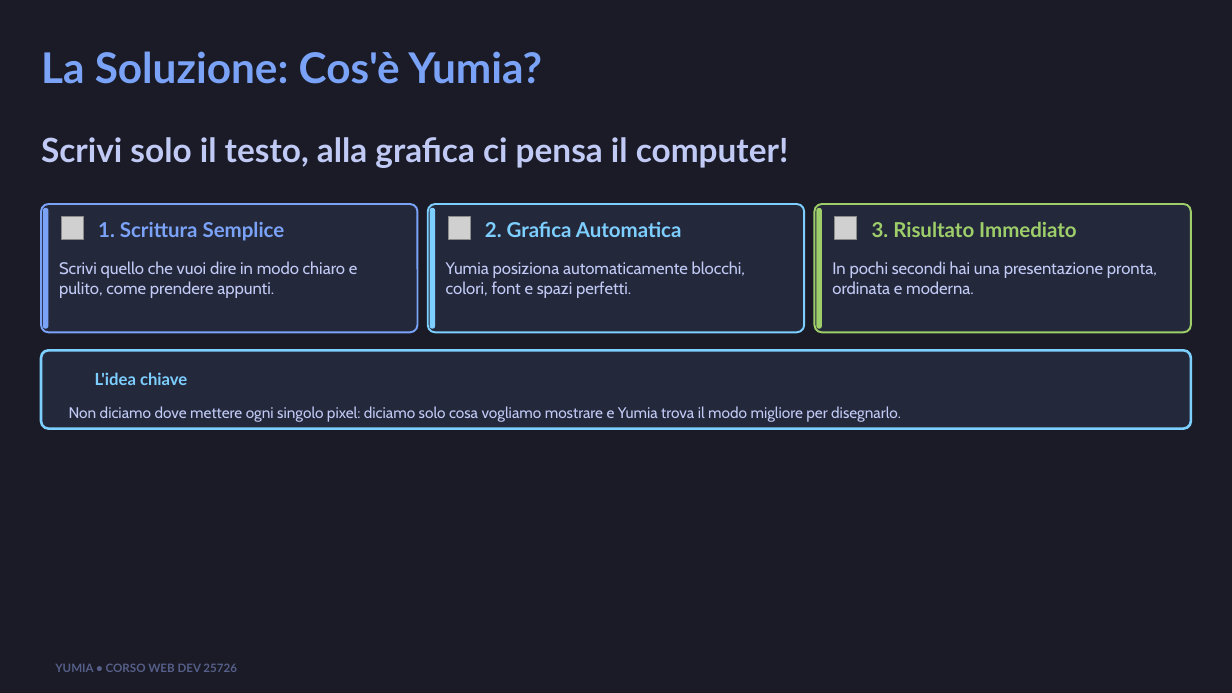
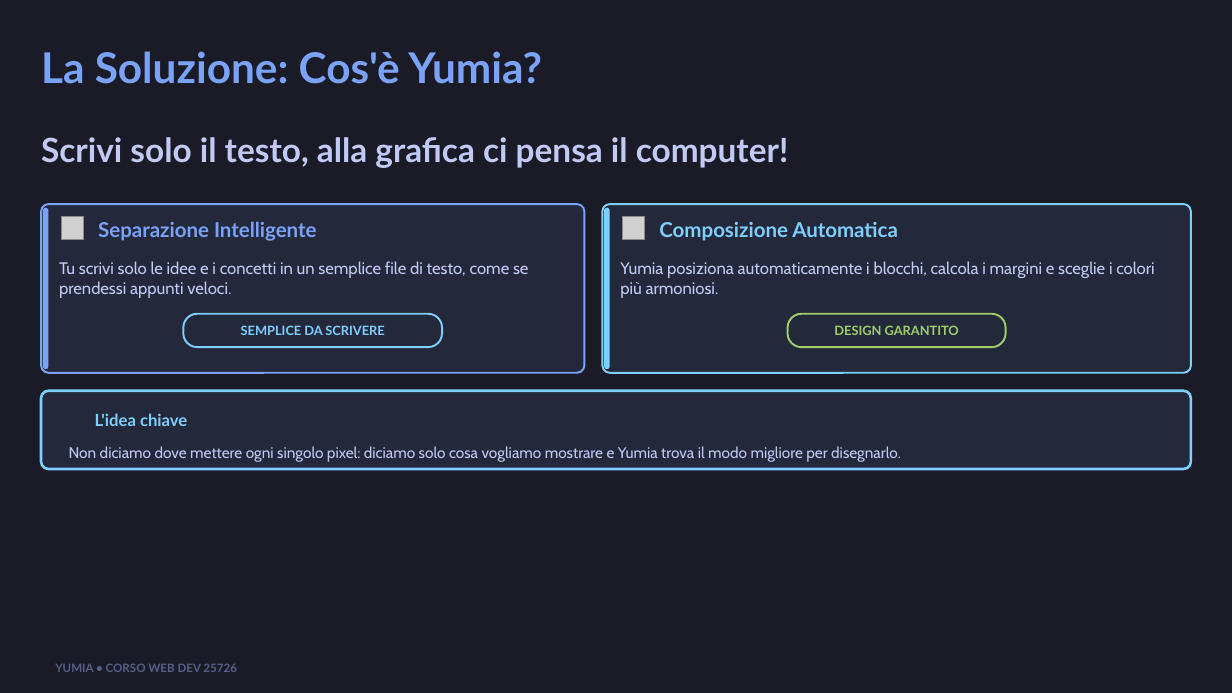
Before and after one commit to biagio-scaglia/Yumia-MD, a slide deck: slide 3 of presentation.pptx. Drawn at 1232x693 pixels with LibreOffice and Linux fonts; fonts in the diff are those of the drawing; grey boxes stand for pictures; background and template pictures are left out. Boxes give left, top, right and bottom in pixels: in the first picture for what was removed or moved away, otherwise in the second. Text is boxed around its words. In the diff, an @@ line names an element or a change of style, - is before the commit and + after.

```diff
--- a/presentation.pptx
+++ b/presentation.pptx
@@ rounded rectangle resized from (x1=41, y1=204, x2=417, y2=333) to (x1=41, y1=204, x2=584, y2=373) @@
@@ rounded rectangle resized from (x1=43, y1=208, x2=48, y2=329) to (x1=43, y1=208, x2=48, y2=370) @@
@@ rounded rectangle added at (x1=603, y1=204, x2=1191, y2=373), fill #24283B, outline #7DCFFF 1.5 pt @@
@@ rounded rectangle resized from (x1=430, y1=208, x2=435, y2=329) to (x1=604, y1=208, x2=610, y2=370) @@
@@ rounded rectangle removed at (x1=816, y1=208, x2=822, y2=329) @@
@@ text at (x1=98, y1=221, x2=317, y2=241): text changed @@
-1. Scrittura Semplice
+Separazione Intelligente
@@ text removed at (x1=485, y1=221, x2=682, y2=237) @@
-2. Grafica Automatica
@@ picture moved from (x1=448, y1=217, x2=470, y2=239) to (x1=623, y1=217, x2=645, y2=239) @@
@@ text added at (x1=659, y1=222, x2=898, y2=241), 16 pt, text #7DCFFF, bold @@
+Composizione Automatica
@@ picture removed at (x1=835, y1=217, x2=857, y2=239) @@
@@ text removed at (x1=872, y1=221, x2=1076, y2=237) @@
-3. Risultato Immediato
@@ text at (x1=59, y1=261, x2=528, y2=298): text changed @@
-Scrivi quello che vuoi dire in modo chiaro e pulito, come prendere appunti.
+Tu scrivi solo le idee e i concetti in un semplice file di testo, come se prendessi appunti veloci.
@@ text removed at (x1=446, y1=261, x2=745, y2=298) @@
-Yumia posiziona automaticamente blocchi, colori, font e spazi perfetti.
@@ text added at (x1=620, y1=261, x2=1154, y2=298), 13 pt, text #C0CAF5 @@
+Yumia posiziona automaticamente i blocchi, calcola i margini e sceglie i colori più armoniosi.
@@ text removed at (x1=832, y1=261, x2=1157, y2=294) @@
-In pochi secondi hai una presentazione pronta, ordinata e moderna.
@@ rounded rectangle resized from (x1=428, y1=204, x2=804, y2=333) to (x1=183, y1=314, x2=442, y2=348) @@
@@ text added at (x1=241, y1=325, x2=384, y2=335), 10 pt, text #7DCFFF, bold @@
+SEMPLICE DA SCRIVERE
@@ proportions changed in 3 elements at (x1=41, y1=204, x2=584, y2=373), (x1=183, y1=314, x2=442, y2=348), (x1=787, y1=314, x2=1006, y2=348) @@
@@ rounded rectangle resized from (x1=814, y1=204, x2=1190, y2=333) to (x1=787, y1=314, x2=1006, y2=348) @@
@@ text added at (x1=834, y1=325, x2=959, y2=335), 10 pt, text #9ECE6A, bold @@
+DESIGN GARANTITO
@@ 2 texts, 1 rounded rectangle moved together from (x1=41, y1=350, x2=1190, y2=429) to (x1=41, y1=391, x2=1190, y2=470) @@
```
Also in this commit, not shown: 6 other slides changed, 16 other files.
